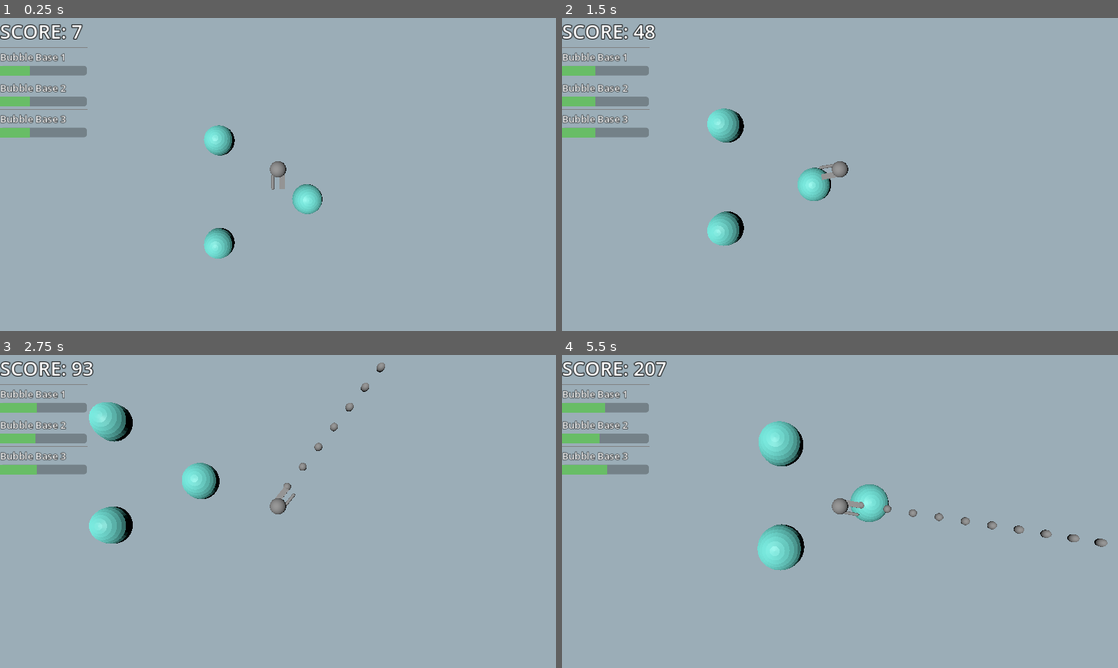
Above: before the commit, frames 1-4 (two rows, left to right).
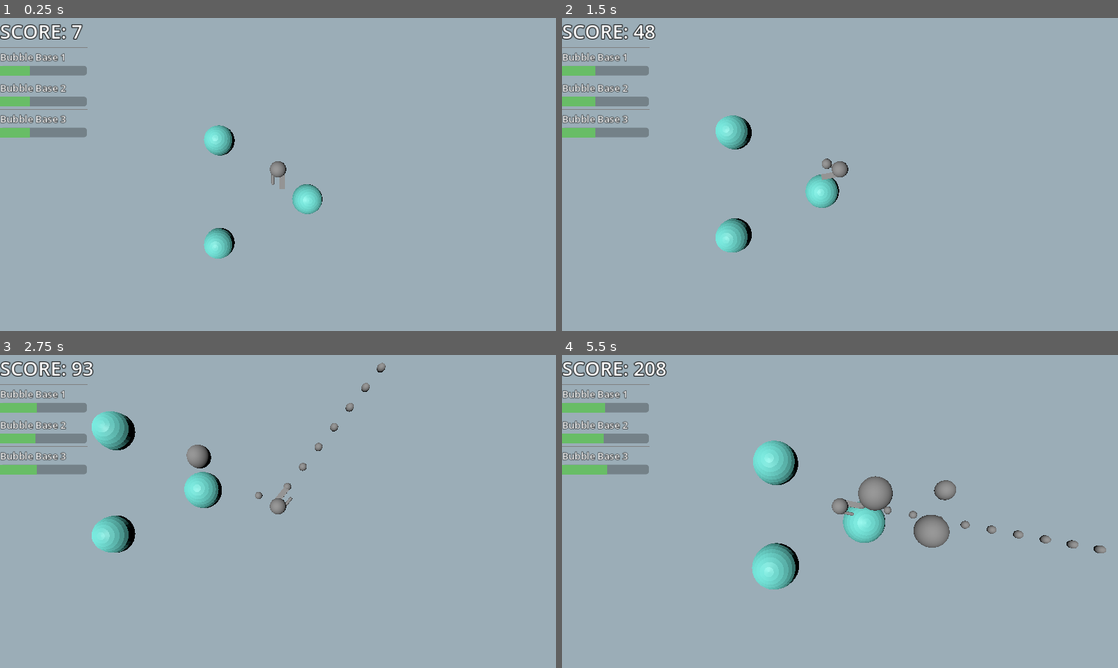
Above: after the commit, the same moments.

Repository: BlackBarman/GGJ_2025
Game: Godot game, scene res://Levels/level.tscn
The game is run twice, just before and just after one commit, with the same random seed, the same clock (stepped at 60 frames per second) and the same inputs.
Inputs (mouse positions are in pixels of both pictures, inside the frame that each line leads up to):
- Up to frame 1 (0.25 s): no input
- Up to frame 2 (1.5 s): tap Enter (ui_accept) at 0.5, 0.77 s; move the mouse to (962, 158) at 0.52 s; press the mouse at (962, 158) at 0.53 s; hold Right (ui_right) 0.53-1.28 s; right-click (962, 158) at 0.8 s; move the mouse to (728, 190) at 1.27 s; release the mouse at (728, 190) at 1.28 s; hold Down (ui_down) from 1.28 s (still down); right-click (728, 190) at 1.35 s
- Up to frame 3 (2.75 s): tap Enter (ui_accept) at 1.52 s; click (166, 527) at 1.55 s; move the mouse to (333, 442) at 2.02 s; release Down (ui_down) at 2.03 s; press the mouse at (333, 442) at 2.03 s; hold Right (ui_right) from 2.03 s (still down); right-click (333, 442) at 2.3 s
- Up to frame 4 (5.5 s): move the mouse to (812, 574) at 2.77 s; release Right (ui_right) at 2.78 s; release the mouse at (812, 574) at 2.78 s; hold Up (ui_up) 2.78-3.53 s; right-click (812, 574) at 2.85 s; tap Enter (ui_accept) at 3.02, 3.77, 4.52 s; click (812, 574) at 3.05 s; move the mouse to (1006, 558) at 3.52 s; press the mouse at (1006, 558) at 3.53 s; hold Left (ui_left) 3.53-5.03 s; right-click (1006, 558) at 3.8 s; move the mouse to (673, 464) at 4.27 s; release the mouse at (673, 464) at 4.28 s; right-click (673, 464) at 4.35 s; click (673, 464) at 4.55 s; move the mouse to (867, 511) at 5.02 s; press the mouse at (867, 511) at 5.03 s; hold Down (ui_down) from 5.03 s (still down); right-click (867, 511) at 5.3 s

The runs differ from the first frame. In frame 1, less than 0.1% of the frame differs, in the area x 48-50%, y 49-55%; in frame 2, 2.0%; in frame 3, 2.3%; in frame 4, 5.0%, in the area x 6-99%, y 2-75%.

Commit message:
finished bubble thrower, bubble bullets behaviour still needs to be implemented

Diff:
--- a/ggj_2025/Globals/signal_bus.gd
+++ b/ggj_2025/Globals/signal_bus.gd
@@ -1,3 +1,4 @@
 extends Node
 
 signal BubbleBasePopped(bubble_base : BubbleBase)
+signal BubbleBulletPopped()
--- /dev/null
+++ b/ggj_2025/bubble_bullet.gd
@@ -0,0 +1,21 @@
+extends Node3D
+
+class_name BubbleBullet
+
+var bullet_dir : Vector3
+@export var max_size : float = 3.0
+@export var size_change_speed : float = 1.0
+
+
+# Called when the node enters the scene tree for the first time.
+func _ready() -> void:
+	pass # Replace with function body.
+
+
+# Called every frame. 'delta' is the elapsed time since the previous frame.
+func _process(delta: float) -> void:
+	#expands
+	if scale.x < max_size:
+		scale.x += (size_change_speed * delta)
+		scale.y += (size_change_speed * delta)
+		scale.z += (size_change_speed * delta)
--- /dev/null
+++ b/ggj_2025/bubble_bullet.tscn
@@ -0,0 +1,24 @@
+[gd_scene load_steps=4 format=3 uid="uid://dcwb7h31dbvf5"]
+
+[ext_resource type="Script" path="res://bubble_bullet.gd" id="1_0s537"]
+
+[sub_resource type="SphereMesh" id="SphereMesh_lpc63"]
+radius = 0.1
+height = 0.2
+
+[sub_resource type="CylinderShape3D" id="CylinderShape3D_tkke4"]
+height = 0.2
+radius = 0.1
+
+[node name="BubbleBullet" type="Node3D"]
+script = ExtResource("1_0s537")
+max_size = 10.0
+size_change_speed = 3.0
+
+[node name="MeshInstance3D" type="MeshInstance3D" parent="."]
+mesh = SubResource("SphereMesh_lpc63")
+
+[node name="RigidBody3D" type="StaticBody3D" parent="."]
+
+[node name="CollisionShape3D" type="CollisionShape3D" parent="RigidBody3D"]
+shape = SubResource("CylinderShape3D_tkke4")
--- a/ggj_2025/bubble_thrower.gd
+++ b/ggj_2025/bubble_thrower.gd
@@ -1,11 +1,34 @@
 extends Node3D
 
+@export var bubble_bullet : PackedScene
+@export var bubble_spawn_point : Node3D
+@export var bubble_spawn_point_2 : Node3D
+@export var max_bubble_bullets : int = 3
+var current_bubble_bullets : int = 0
+
+var can_shoot = true
 
 # Called when the node enters the scene tree for the first time.
 func _ready() -> void:
-	pass # Replace with function body.
+	SignalBus.BubbleBulletPopped.connect(_bubble_bullet_popped)
 
 
 # Called every frame. 'delta' is the elapsed time since the previous frame.
-func _process(delta: float) -> void:
-	pass
+func _process(_delta: float) -> void:
+	if Input.is_action_just_pressed("ui_launch_bubble") && can_shoot && current_bubble_bullets < max_bubble_bullets:
+		var new_bubble_bullet = bubble_bullet.instantiate() as BubbleBullet
+		new_bubble_bullet.global_position = bubble_spawn_point.global_position
+
+		new_bubble_bullet.bullet_dir = (bubble_spawn_point.global_position - bubble_spawn_point_2.global_position).normalized()
+		new_bubble_bullet.bullet_dir.y = 0
+		get_tree().root.add_child(new_bubble_bullet)
+		can_shoot = false
+		current_bubble_bullets += 1
+		$Cooldown.start()
+
+
+func _on_cooldown_timeout() -> void:
+	can_shoot = true
+
+func _bubble_bullet_popped():
+	current_bubble_bullets -= 1
--- a/ggj_2025/bubble_thrower.tscn
+++ b/ggj_2025/bubble_thrower.tscn
@@ -1,11 +1,29 @@
-[gd_scene load_steps=2 format=3 uid="uid://c6xnb60rqwatj"]
+[gd_scene load_steps=4 format=3 uid="uid://c6xnb60rqwatj"]
+
+[ext_resource type="Script" path="res://bubble_thrower.gd" id="1_isi8d"]
+[ext_resource type="PackedScene" uid="uid://dcwb7h31dbvf5" path="res://bubble_bullet.tscn" id="2_i4erf"]
 
 [sub_resource type="CapsuleMesh" id="CapsuleMesh_1yie3"]
 radius = 0.1
 height = 1.0
 
-[node name="BubbleThrower" type="Node3D"]
+[node name="BubbleThrower" type="Node3D" node_paths=PackedStringArray("bubble_spawn_point", "bubble_spawn_point_2")]
+script = ExtResource("1_isi8d")
+bubble_bullet = ExtResource("2_i4erf")
+bubble_spawn_point = NodePath("MeshInstance3D/BubbleSpawnPoint")
+bubble_spawn_point_2 = NodePath("MeshInstance3D/BubbleSpawnPoint2")
 
 [node name="MeshInstance3D" type="MeshInstance3D" parent="."]
-transform = Transform3D(1, 0, 0, 3.72529e-09, 1, -1.62981e-09, 0, -8.3819e-09, 1, -0.0759619, 0.802236, 0.0254478)
+transform = Transform3D(1, 0, 0, 3.72529e-09, 1, -1.62981e-09, 0, -8.3819e-09, 1, -0.0759619, 0.502236, 0.0254478)
 mesh = SubResource("CapsuleMesh_1yie3")
+
+[node name="BubbleSpawnPoint" type="Node3D" parent="MeshInstance3D"]
+transform = Transform3D(1, 0, 0, 0, 1, 0, 0, 0, 1, 0, 0.5, 3.72529e-09)
+
+[node name="BubbleSpawnPoint2" type="Node3D" parent="MeshInstance3D"]
+transform = Transform3D(1, 0, 0, 0, 1, 0, 0, 0, 1, 0, -0.3, -3.72529e-09)
+
+[node name="Cooldown" type="Timer" parent="."]
+wait_time = 0.8
+
+[connection signal="timeout" from="Cooldown" to="." method="_on_cooldown_timeout"]
--- a/ggj_2025/project.godot
+++ b/ggj_2025/project.godot
@@ -77,6 +77,11 @@
 "deadzone": 0.5,
 "events": []
 }
+ui_launch_bubble={
+"deadzone": 0.5,
+"events": [Object(InputEventMouseButton,"resource_local_to_scene":false,"resource_name":"","device":-1,"window_id":0,"alt_pressed":false,"shift_pressed":false,"ctrl_pressed":false,"meta_pressed":false,"button_mask":2,"position":Vector2(94, 22),"global_position":Vector2(108, 92),"factor":1.0,"button_index":2,"canceled":false,"pressed":true,"double_click":false,"script":null)
+]
+}
 
 [maaacks_menus_template]
 
Not shown: 1 places in ggj_2025/Levels/level.tscn that only renumber resources
